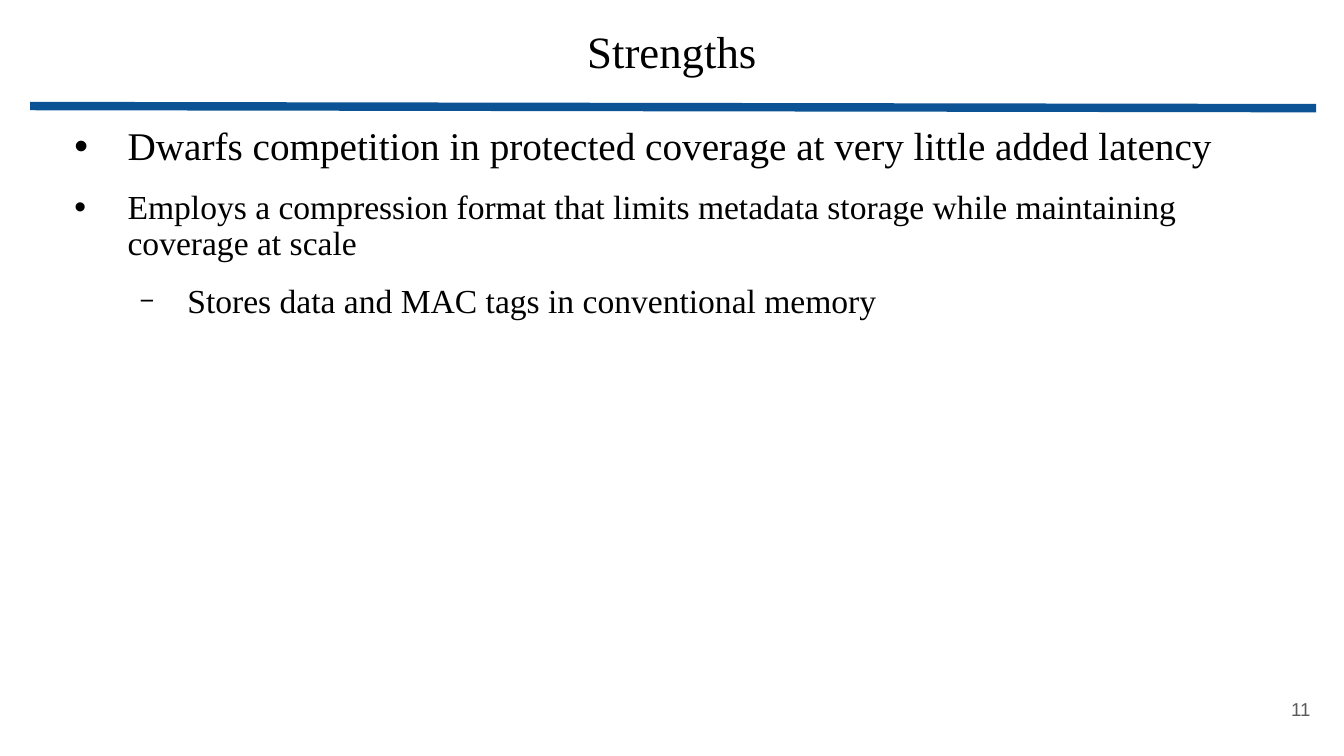
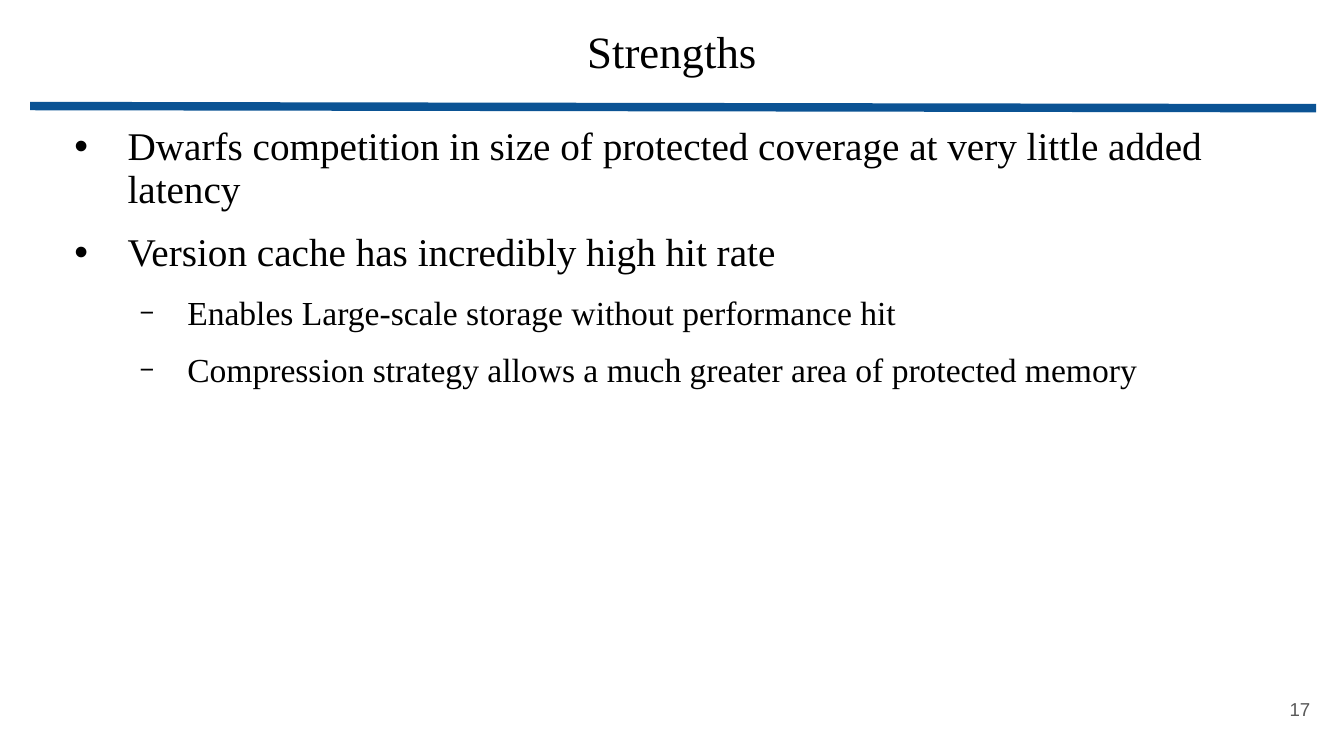
Before and after one commit to wbuz24/grad-research, a slide deck: slide 17 of presentations/Toleo.pptx (slide 11 before the commit). Drawn at 1344x756 pixels with LibreOffice and Linux fonts; fonts in the diff are those of the drawing. Boxes give left, top, right and bottom in pixels: in the first picture for what was removed or moved away, otherwise in the second. Text is boxed around its words. In the diff, an @@ line names an element or a change of style, - is before the commit and + after.

```diff
--- a/presentations/Toleo.pptx
+++ b/presentations/Toleo.pptx
@@ text at <box>128,132,1202,389</box>: text changed @@
-• Dwarfs competition in protected coverage at very little added latency
-• Employs a compression format that limits metadata storage while maintaining coverage at scale
-  − Stores data and MAC tags in conventional memory
+• Dwarfs competition in size of protected coverage at very little added latency
+• Version cache has incredibly high hit rate
+  − Enables Large-scale storage without performance hit
+  − Compression strategy allows a much greater area of protected memory
@@ page number at <box>1290,703,1311,716</box>: text changed @@
-11
+17
```
Also in this commit, not shown: 9 other slides changed, 6 slides added.
